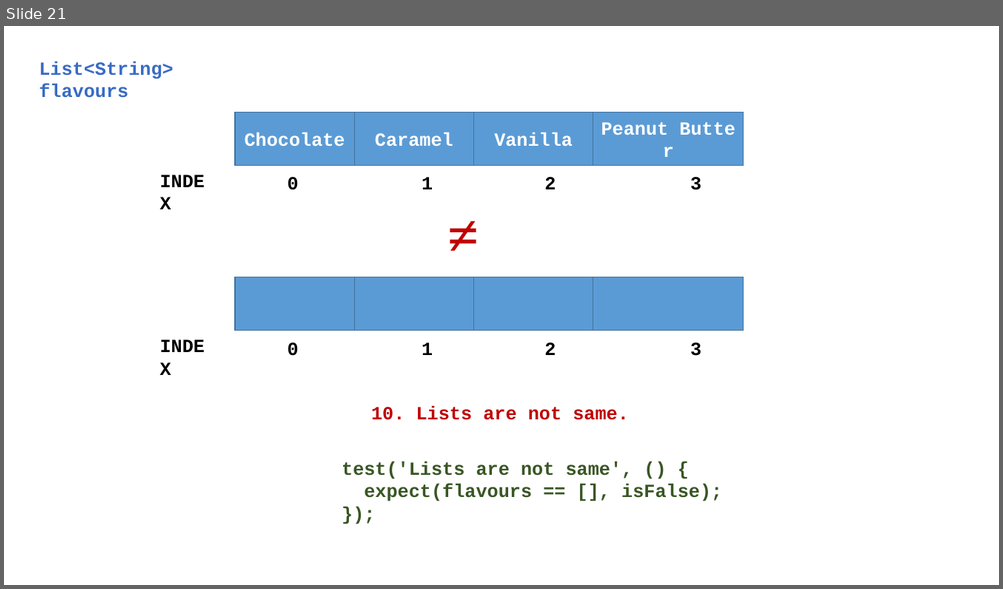
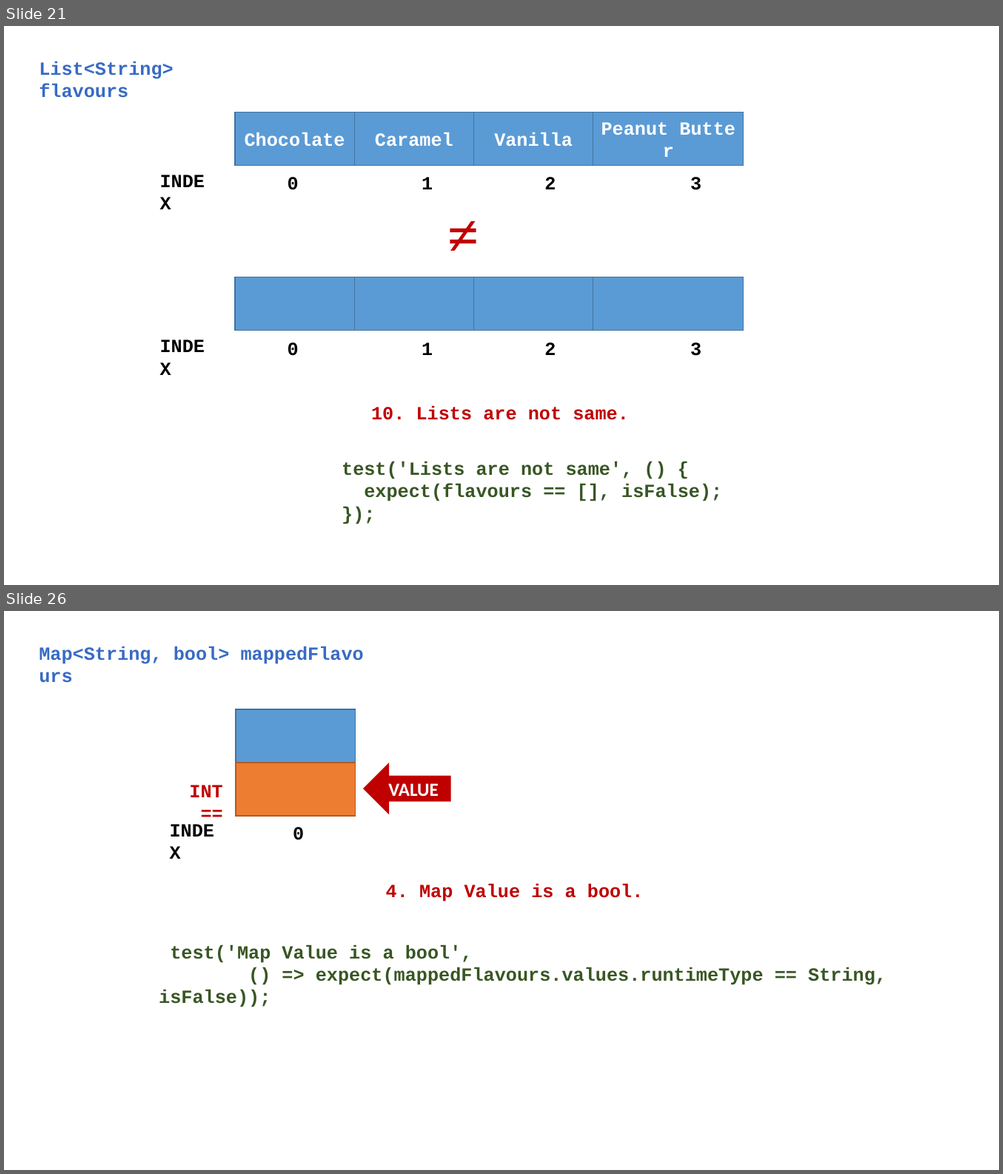
Before and after one commit to Zujaj/multiple_selection_dialogue_app, a slide deck: Multiple Selection Dialogue App.pptx. Shown one above the other, each under a label of ours: slide 21 before the commit, slides 21 and 26 after it; the slides between them are not shown. The pictures are 1003x589 and 1003x1174 pixels, drawn with LibreOffice and Linux fonts; fonts in the diff are those of the drawing. Boxes give left, top, right and bottom in pixels: in the first picture for what was removed or moved away, otherwise in the second. Text is boxed around its words. In the diff, an @@ line names an element or a change of style, - is before the commit and + after.

```diff
--- a/Multiple Selection Dialogue App.pptx
+++ b/Multiple Selection Dialogue App.pptx
@@ slide 26 added at [4,611,999,1170], background #FFFFFF @@
@@ text added at [39,646,230,664], 18 pt, text #386BC4, bold @@
+Map<String, bool> mappedFlavours
@@ rectangle added at [236,709,356,763], fill #5B9BD5, outline #43739E 1 pt @@
@@ rectangle added at [236,763,356,815], fill #ED7D31, outline #AF5C24 1 pt @@
@@ right arrow added at [363,763,451,815], fill #C00000, 18 pt, text #FFFFFF, bold @@
+VALUE
@@ text added at [189,785,222,797], 18 pt, text #C00000, bold @@
+INT ==
@@ text added at [162,815,228,845], 18 pt, text #000000, bold @@
+INDEX
@@ text added at [293,827,304,840], 18 pt, text #000000, bold @@
+0
@@ text added at [386,884,643,902], 18 pt, text #C00000, bold @@
+4. Map Value is a bool.
@@ text added at [170,945,886,985], 18 pt, text #385723, bold @@
+test('Map Value is a bool',
+() => expect(mappedFlavours.values.runtimeType == String, isFalse));
```
Also in this commit, not shown: 2 slides changed, 4 other slides added.
